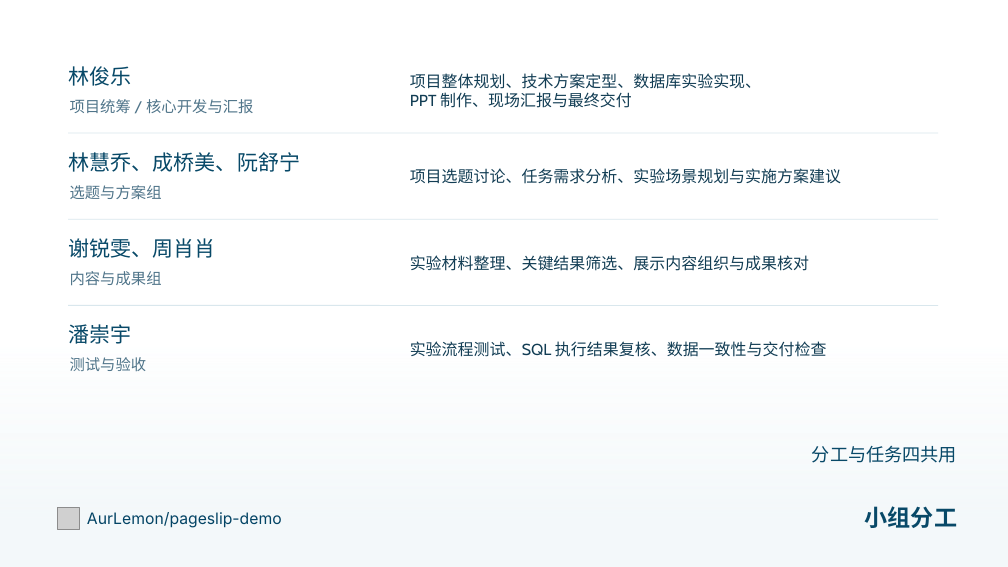
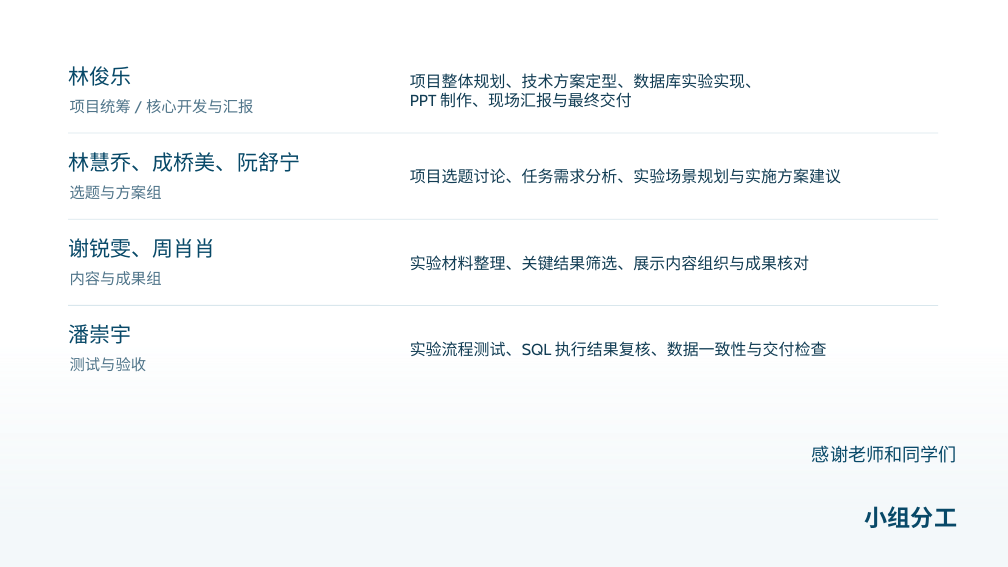
Before and after one commit to AurLemon/pageslip-demo, a slide deck: slide 9 of presentations/task-5-query-optimization.pptx. Drawn at 1008x567 pixels with LibreOffice and Linux fonts; fonts in the diff are those of the drawing; grey boxes stand for pictures. Boxes give left, top, right and bottom in pixels: in the first picture for what was removed or moved away, otherwise in the second. Text is boxed around its words. In the diff, an @@ line names an element or a change of style, - is before the commit and + after.

```diff
--- a/presentations/task-5-query-optimization.pptx
+++ b/presentations/task-5-query-optimization.pptx
@@ text at bbox=[812, 445, 957, 463]: text changed @@
-分工与任务四共用
+感谢老师和同学们
@@ picture removed at bbox=[57, 507, 79, 529] @@
@@ text removed at bbox=[87, 512, 282, 528] @@
-AurLemon/pageslip-demo
```
Also in this commit, not shown: 8 other slides changed, 1 other file.
